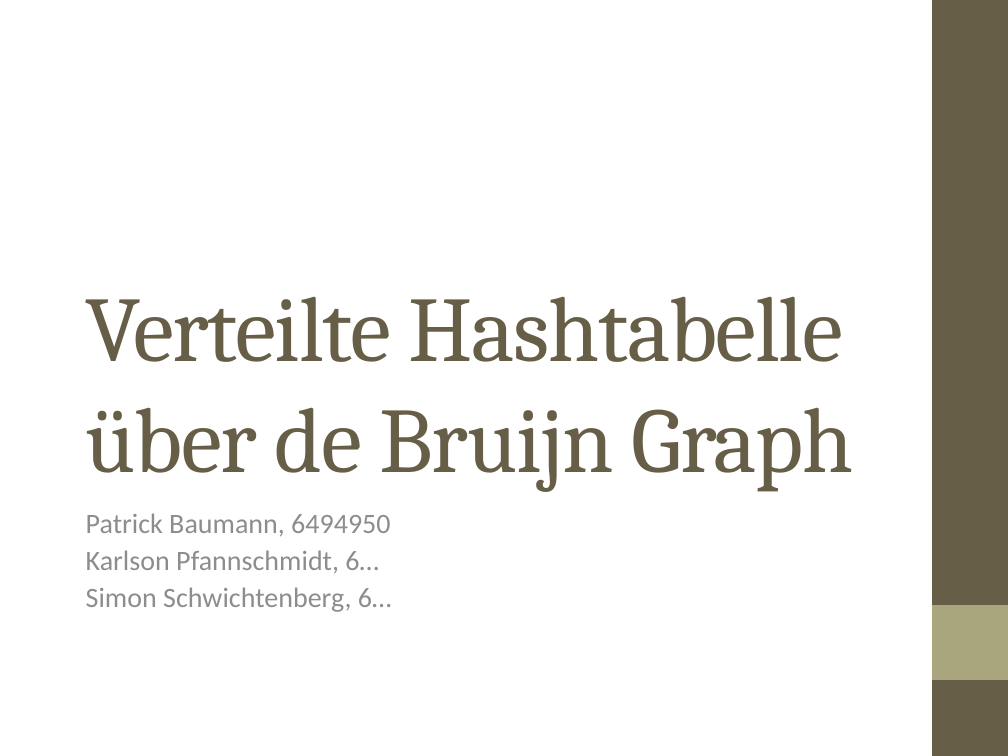
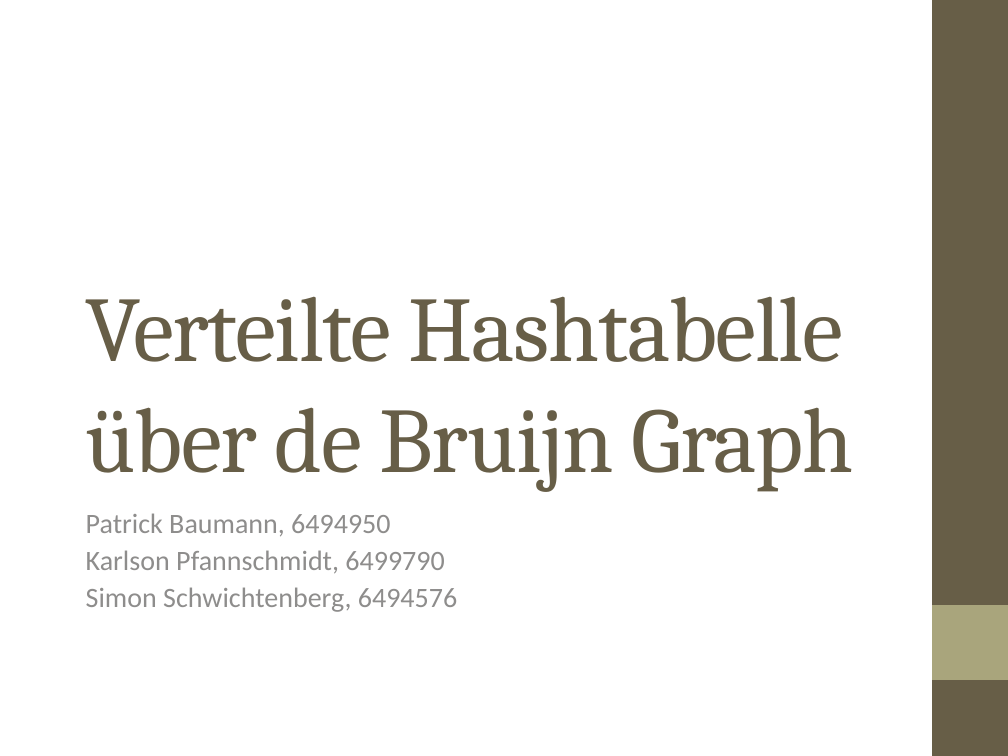
Before and after one commit to kiudee/VAHD-Projekt, a slide deck: slide 1 of Verteilte Hashtabelle.odp. Drawn at 1008x756 pixels with LibreOffice and Linux fonts; fonts in the diff are those of the drawing. Boxes give left, top, right and bottom in pixels: in the first picture for what was removed or moved away, otherwise in the second. Text is boxed around its words. In the diff, an @@ line names an element or a change of style, - is before the commit and + after.

```diff
--- a/Verteilte Hashtabelle.odp
+++ b/Verteilte Hashtabelle.odp
@@ subtitle at (86, 550, 457, 612): text changed @@
-Karlson Pfannschmidt, 6…
-Simon Schwichtenberg, 6…
+Karlson Pfannschmidt, 6499790
+Simon Schwichtenberg, 6494576
```
Also in this commit, not shown: 2 other slides changed, 5 slides added, 3 slides removed, 1 other file.
